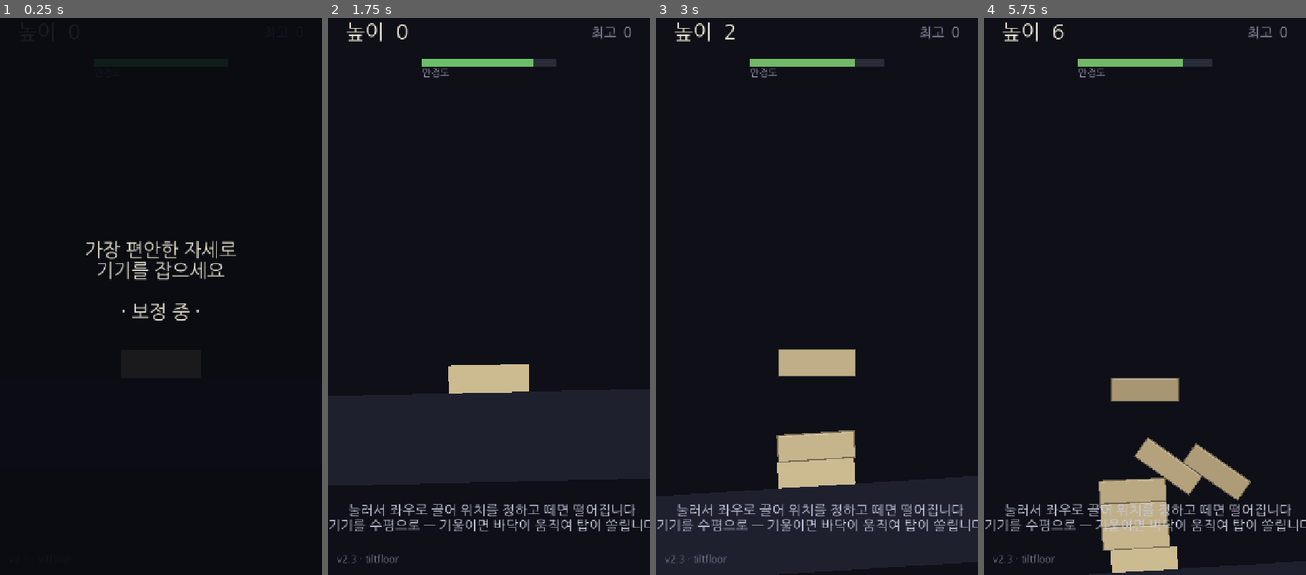
Above: before the commit, frames 1-4 (left to right).
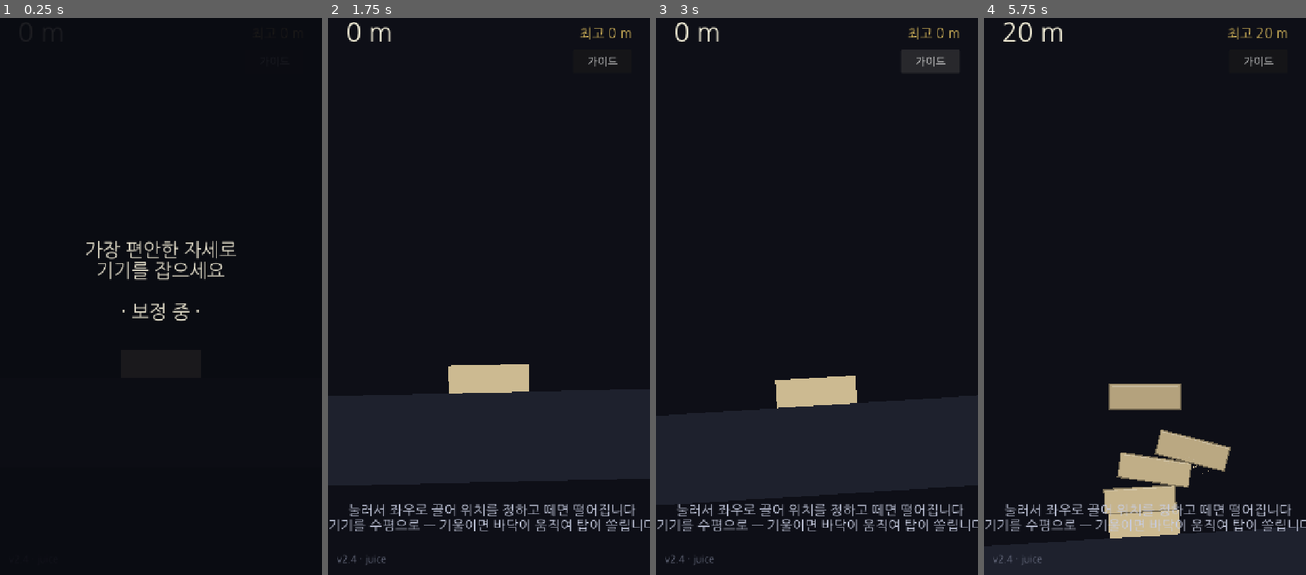
Above: after the commit, the same moments.

Repository: jungrok5/babel-tower
Game: Godot game, scene res://scenes/Main.tscn
Two runs of this game, one before a commit and one after it. Both use one fixed random seed, a clock stepped at 60 frames per second and the inputs below.
Inputs (mouse positions are in pixels of both pictures, inside the frame that each line leads up to):
- Up to frame 1 (0.25 s): no input
- Up to frame 2 (1.75 s): click (601, 62) at 0.5 s, where only the run after the commit has a clickable "가이드"; click (601, 62) at 1.25 s, where only the run after the commit has a clickable "가이드"
- Up to frame 3 (3 s): click (929, 62) at 2 s, where only the run after the commit has a clickable "가이드"; click (929, 62) at 2.75 s, where only the run after the commit has a clickable "가이드 끄기"
- Up to frame 4 (5.75 s): tap Enter at 3.5 s; move the mouse to (1215, 257) at 3.52 s; click (1215, 257) at 3.67 s; tap Space at 3.77 s; drag from (1080, 318) to (1128, 402) at 4.27 s; move the mouse to (1177, 162) at 5.02 s; click (1177, 162) at 5.17 s

The runs differ from the first frame. In frame 2, 1.2% of the frame differs, in the area x 5-95%, y 0-99%; in frame 3, 6.7%; in frame 4, 6.4%.

Commit message:
feat(v2.4): juice — meters, milestones, record FX, placement impact, guide toggle
- 안정도바+중심점선을 '가이드' 토글 버튼으로 (기본 숨김)
- 높이를 미터로 표시(좌상단 크게, 우상단 최고기록). 블록당 5m
- 50m 구간 돌파 / 최고기록 갱신 시 팝업 + 카메라 킥 + 햅틱 (도파민)
- 월드에 '최고 기록' 라인 표시(목표선)
- 블록 착지 시 먼지 파티클 + 번쩍 플래시 + 작은 카메라 킥 + 햅틱 (타격감)

Co-Authored-By: Claude Opus 4.8 <noreply@anthropic.com>
Claude-Session: https://claude.ai/code/session_01Jx8xk1vyhwdsC6SaQay3dQ

Diff:
--- a/scripts/block.gd
+++ b/scripts/block.gd
@@ -4,8 +4,11 @@
 ## 물리 강체이지만, 기기가 "정지" 상태이면 마찰로 안정적으로 쌓인다.
 ## 흔들리는 순간 상단 벽돌부터 회전하며 무너진다.
 
+signal landed                       ## 처음 무언가에 닿는 순간(=착지) 발생
+
 var block_size: Vector2 = Vector2(180.0, 62.0)
 var block_color: Color = Color(0.82, 0.76, 0.62)
+var _landed := false
 
 
 func setup(size: Vector2, color: Color) -> void:
@@ -37,7 +40,48 @@
 	can_sleep = true
 	# 빠르게 떨어질 때 벽돌이 서로를 뚫고 지나가는 것 방지
 	continuous_cd = RigidBody2D.CCD_MODE_CAST_SHAPE
+	# 착지 감지용 접촉 모니터
+	contact_monitor = true
+	max_contacts_reported = 4
+	body_entered.connect(_on_body_entered)
 	queue_redraw()
+
+
+func _on_body_entered(_body: Node) -> void:
+	if _landed:
+		return
+	_landed = true
+	_spawn_dust()
+	_flash()
+	landed.emit()
+
+
+## 착지 먼지 파티클 (타격감)
+func _spawn_dust() -> void:
+	var p := CPUParticles2D.new()
+	p.position = Vector2(0, block_size.y * 0.5)   # 블록 아랫변
+	p.emitting = true
+	p.one_shot = true
+	p.explosiveness = 0.9
+	p.amount = 14
+	p.lifetime = 0.5
+	p.direction = Vector2(0, -1)
+	p.spread = 70.0
+	p.gravity = Vector2(0, 500)
+	p.initial_velocity_min = 70.0
+	p.initial_velocity_max = 170.0
+	p.scale_amount_min = 2.0
+	p.scale_amount_max = 5.0
+	p.color = block_color.lightened(0.1)
+	add_child(p)
+	get_tree().create_timer(1.2).timeout.connect(p.queue_free)
+
+
+## 착지 순간 밝게 번쩍
+func _flash() -> void:
+	self_modulate = Color(1.5, 1.45, 1.3)
+	var tw := create_tween()
+	tw.tween_property(self, "self_modulate", Color.WHITE, 0.18)
 
 
 func _draw() -> void:
--- a/scripts/main.gd
+++ b/scripts/main.gd
@@ -7,7 +7,7 @@
 enum State { CALIB, READY, OVER }
 
 ## 화면에 표시되는 빌드 버전 — 캐시된 옛 빌드인지 확인용. 변경 시마다 올린다.
-const GAME_VERSION := "v2.3 · tiltfloor"
+const GAME_VERSION := "v2.4 · juice"
 
 const BASE_X := 360.0
 const GROUND_TOP_Y := 1050.0
@@ -19,6 +19,8 @@
 const FOUNDATION_TOP := GROUND_TOP_Y - BLOCK_SIZE.y   # 토대 윗면 Y (수평일 때)
 const TILT_DEADZONE := 0.06         # 이보다 작은 기울기는 무시(미세 손떨림 → 떨림 방지)
 const FLOOR_PIVOT := Vector2(BASE_X, GROUND_TOP_Y)    # 바닥 회전 피벗(토대 중심 바닥)
+const METERS_PER_BLOCK := 5                          # 블록 1개 = 몇 미터
+const MILESTONE_M := 50                              # 이 미터마다 돌파 이펙트
 
 var state: int = State.CALIB
 var score: int = 0
@@ -30,6 +32,9 @@
 var aiming := false                 # 손을 대고 위치를 조준 중인가
 var aim_x := BASE_X                 # 떨어뜨릴 가로 위치(월드 좌표)
 var drag_start_world := 0.0         # 드래그 시작 지점(상대 이동 기준)
+var show_guides := false            # 안정도바·중심선 표시 (기본 숨김)
+var last_milestone := 0             # 마지막으로 돌파한 미터 구간
+var record_broken := false          # 이번 판에 최고기록을 깼는가
 
 var cam: Camera2D
 var ui: CanvasLayer
@@ -37,6 +42,8 @@
 var best_label: Label
 var hint_label: Label
 var stab_fill: ColorRect
+var guides_group: Control
+var guide_btn: Button
 var calib_panel: Control
 var calib_label: Label
 var calib_button: Button
@@ -157,9 +164,60 @@
 	var sy := _tower_top_edge() - BLOCK_SIZE.y * 0.5 - DROP_HEIGHT
 	var b := _make_block(score + 1)
 	b.position = Vector2(at_x, sy)
+	b.landed.connect(_on_block_landed)
 	add_child(b)
 	blocks.append(b)
 	score += 1
+	_check_progress()
+
+
+func _meters() -> int:
+	return score * METERS_PER_BLOCK
+
+
+## 블록이 바닥/탑에 닿는 순간 — 타격감(작은 카메라 킥 + 햅틱). 먼지는 블록이 직접 뿜는다.
+func _on_block_landed() -> void:
+	go_shake = maxf(go_shake, 5.0)
+	Input.vibrate_handheld(12)
+
+
+## 높이 미터 구간 돌파 / 최고 기록 갱신 시 이펙트
+func _check_progress() -> void:
+	var m := _meters()
+	if m >= last_milestone + MILESTONE_M:
+		last_milestone = (m / MILESTONE_M) * MILESTONE_M
+		_popup("%d m 돌파!" % last_milestone, Color(0.45, 0.85, 1.0))
+		go_shake = maxf(go_shake, 9.0)
+		Input.vibrate_handheld(35)
+	if not record_broken and Graveyard.best > 0 and score > Graveyard.best:
+		record_broken = true
+		_popup("최고 기록 갱신!", Color(1.0, 0.82, 0.25))
+		go_shake = maxf(go_shake, 15.0)
+		Input.vibrate_handheld(70)
+
+
+## 화면 중앙 상단에 팝업 텍스트를 띄우고 커졌다 사라지게 한다
+func _popup(text: String, color: Color) -> void:
+	var l := _make_label(text, 62, color)
+	l.size = Vector2(720, 100)
+	l.position = Vector2(0, 430)
+	l.horizontal_alignment = HORIZONTAL_ALIGNMENT_CENTER
+	l.pivot_offset = Vector2(360, 50)
+	l.scale = Vector2(0.5, 0.5)
+	ui.add_child(l)
+	var tw := create_tween()
+	tw.tween_property(l, "scale", Vector2(1.15, 1.15), 0.28) \
+		.set_trans(Tween.TRANS_BACK).set_ease(Tween.EASE_OUT)
+	tw.parallel().tween_property(l, "position:y", 360.0, 1.3)
+	tw.tween_interval(0.5)
+	tw.tween_property(l, "modulate:a", 0.0, 0.5)
+	tw.tween_callback(l.queue_free)
+
+
+func _toggle_guides() -> void:
+	show_guides = not show_guides
+	guides_group.visible = show_guides
+	guide_btn.text = "가이드 끄기" if show_guides else "가이드"
 
 
 func _top_block() -> Block:
@@ -192,6 +250,8 @@
 	score = 0
 	aiming = false
 	aim_x = BASE_X
+	last_milestone = 0
+	record_broken = false
 	cam.offset = Vector2.ZERO
 	cam.zoom = Vector2.ONE
 	cam.position = Vector2(BASE_X, GROUND_TOP_Y - 200.0)
@@ -297,11 +357,21 @@
 		return
 	var top_edge := _tower_top_edge()
 
-	# 1) 중심(원위치) 세로 기준선 — 탑이 얼마나 쏠렸는지 가늠
-	draw_dashed_line(
-		Vector2(BASE_X, top_edge - DROP_HEIGHT - 80.0),
-		Vector2(BASE_X, GROUND_TOP_Y + 40.0),
-		Color(0.55, 0.6, 0.75, 0.22), 2.0, 14.0)
+	# 최고 기록 라인 (목표) — 이 선을 넘으면 기록 갱신 이펙트
+	if Graveyard.best > 0:
+		var ry := FOUNDATION_TOP - float(Graveyard.best) * BLOCK_SIZE.y
+		draw_dashed_line(Vector2(BASE_X - 420, ry), Vector2(BASE_X + 420, ry),
+			Color(1.0, 0.82, 0.3, 0.5), 3.0, 22.0)
+		if ui_font:
+			draw_string(ui_font, Vector2(BASE_X - 400, ry - 14), "최고 기록",
+				HORIZONTAL_ALIGNMENT_LEFT, -1, 30, Color(1.0, 0.82, 0.3, 0.7))
+
+	# 중심(원위치) 세로 기준선 — 가이드 켤 때만
+	if show_guides:
+		draw_dashed_line(
+			Vector2(BASE_X, top_edge - DROP_HEIGHT - 80.0),
+			Vector2(BASE_X, GROUND_TOP_Y + 40.0),
+			Color(0.55, 0.6, 0.75, 0.28), 2.0, 14.0)
 
 	# 2) 조준 중일 때만: 손을 뗄 위치에 고스트 칸 + 바닥까지 내려가는 낙하 컬럼
 	if aiming:
@@ -344,13 +414,14 @@
 
 
 func _update_ui(delta: float) -> void:
-	height_label.text = "높이  %d" % score
-	best_label.text = "최고  %d" % Graveyard.best
-
-	# 안정도 = 얼마나 수평인가. 기울일수록(또는 흔들수록) 빨갛게.
-	var inst := clampf(absf(Motion.get_sway()) * 1.1 + Motion.get_shake() * 0.3, 0.0, 1.0)
-	stab_fill.size.x = 300.0 * clampf(1.0 - inst, 0.02, 1.0)
-	stab_fill.color = Color(0.32, 0.85, 0.45).lerp(Color(0.92, 0.26, 0.26), inst)
+	height_label.text = "%d m" % _meters()
+	best_label.text = "최고 %d m" % (maxi(Graveyard.best, score) * METERS_PER_BLOCK)
+
+	if show_guides:
+		# 안정도 = 얼마나 수평인가. 기울일수록 빨갛게.
+		var inst := clampf(absf(Motion.get_sway()) * 1.1, 0.0, 1.0)
+		stab_fill.size.x = 300.0 * clampf(1.0 - inst, 0.02, 1.0)
+		stab_fill.color = Color(0.32, 0.85, 0.45).lerp(Color(0.92, 0.26, 0.26), inst)
 
 	match state:
 		State.CALIB:
@@ -378,30 +449,48 @@
 	ui = CanvasLayer.new()
 	add_child(ui)
 
-	height_label = _make_label("높이  0", 46, Color(0.95, 0.93, 0.85))
-	height_label.position = Vector2(40, 44)
+	# 현재 높이 (미터) — 좌상단, 크게
+	height_label = _make_label("0 m", 58, Color(0.97, 0.95, 0.86))
+	height_label.position = Vector2(40, 40)
 	ui.add_child(height_label)
 
-	best_label = _make_label("최고  0", 30, Color(0.6, 0.62, 0.7))
-	best_label.position = Vector2(440, 54)
-	best_label.size = Vector2(240, 40)
+	# 최고 기록 (미터) — 우상단
+	best_label = _make_label("최고 0 m", 30, Color(0.82, 0.7, 0.35))
+	best_label.position = Vector2(380, 56)
+	best_label.size = Vector2(300, 40)
 	best_label.horizontal_alignment = HORIZONTAL_ALIGNMENT_RIGHT
 	ui.add_child(best_label)
 
-	# 안정도 바
+	# 안정도·중심선 묶음 (기본 숨김, 버튼으로 토글)
+	guides_group = Control.new()
+	guides_group.set_anchors_preset(Control.PRESET_FULL_RECT)
+	guides_group.mouse_filter = Control.MOUSE_FILTER_IGNORE
+	guides_group.visible = show_guides
+	ui.add_child(guides_group)
 	var stab_bg := ColorRect.new()
 	stab_bg.color = Color(0.16, 0.17, 0.22)
-	stab_bg.position = Vector2(210, 128)
-	stab_bg.size = Vector2(300, 18)
-	ui.add_child(stab_bg)
+	stab_bg.position = Vector2(210, 132)
+	stab_bg.size = Vector2(300, 16)
+	guides_group.add_child(stab_bg)
 	stab_fill = ColorRect.new()
 	stab_fill.color = Color(0.32, 0.85, 0.45)
-	stab_fill.position = Vector2(210, 128)
-	stab_fill.size = Vector2(300, 18)
-	ui.add_child(stab_fill)
+	stab_fill.position = Vector2(210, 132)
+	stab_fill.size = Vector2(300, 16)
+	guides_group.add_child(stab_fill)
 	var stab_cap := _make_label("안정도", 22, Color(0.55, 0.57, 0.65))
-	stab_cap.position = Vector2(210, 148)
-	ui.add_child(stab_cap)
+	stab_cap.position = Vector2(210, 150)
+	guides_group.add_child(stab_cap)
+
+	# 가이드 on/off 토글 버튼 (우상단)
+	guide_btn = Button.new()
+	guide_btn.text = "가이드"
+	guide_btn.add_theme_font_override("font", ui_font)
+	guide_btn.add_theme_font_size_override("font_size", 24)
+	guide_btn.position = Vector2(548, 108)
+	guide_btn.size = Vector2(132, 52)
+	guide_btn.focus_mode = Control.FOCUS_NONE
+	guide_btn.pressed.connect(_toggle_guides)
+	ui.add_child(guide_btn)
 
 	# 하단 힌트
 	hint_label = _make_label("", 30, Color(0.78, 0.8, 0.88))
